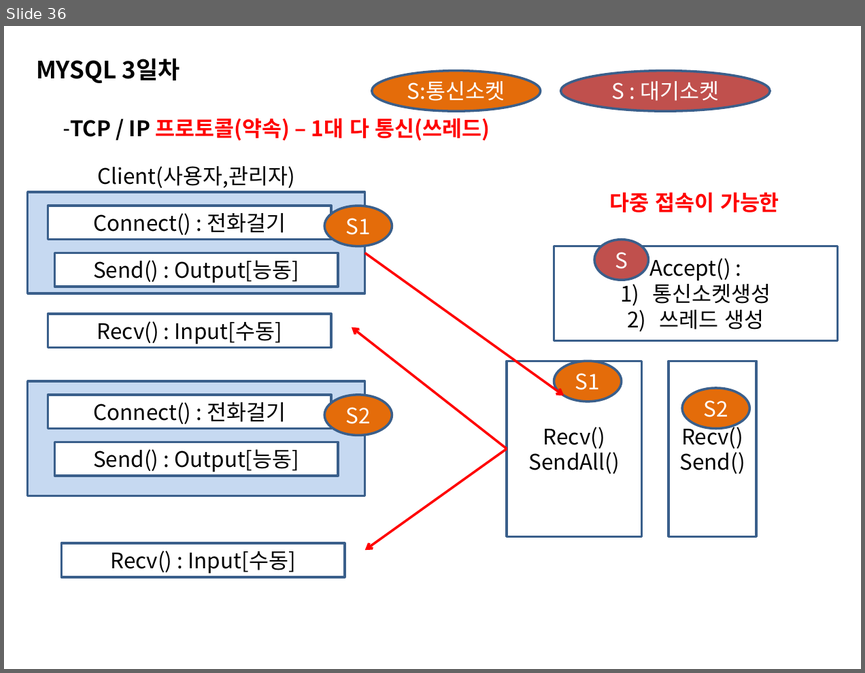
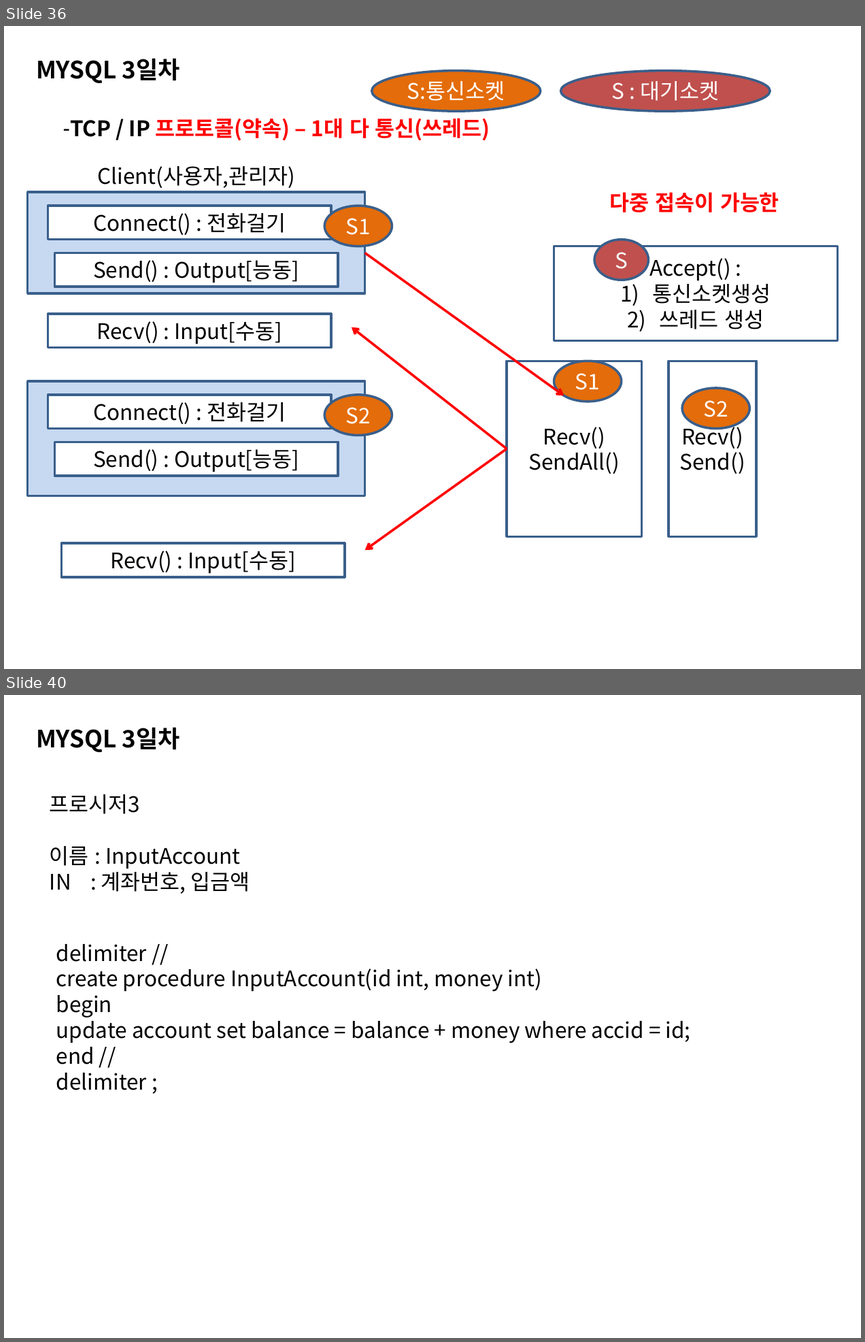
Before and after one commit to sing2song/TILDataBase, a slide deck: MYSQL.pptx. Shown one above the other, each under a label of ours: slide 36 before the commit, slides 36 and 40 after it; the slides between them are not shown. The pictures are 865x673 and 865x1342 pixels, drawn with LibreOffice and Linux fonts; fonts in the diff are those of the drawing. Boxes give left, top, right and bottom in pixels: in the first picture for what was removed or moved away, otherwise in the second. Text is boxed around its words. In the diff, an @@ line names an element or a change of style, - is before the commit and + after.

```diff
--- a/MYSQL.pptx
+++ b/MYSQL.pptx
@@ slide 40 added at box(4, 695, 861, 1338), background #FFFFFF @@
@@ text added at box(36, 727, 180, 752), 20 pt, text #000000, bold @@
+MYSQL 3일차
@@ text added at box(50, 794, 250, 894), 18 pt, text #000000 @@
+프로시저3
+이름 : InputAccount
+IN : 계좌번호, 입금액
@@ text added at box(56, 944, 691, 1090), 18 pt, text #000000 @@
+delimiter //
+create procedure InputAccount(id int, money int)
+begin
+update account set balance = balance + money where accid = id;
+end //
+delimiter ;
```
Also in this commit, not shown: 1 slide changed, 5 other slides added, 6 other files.
